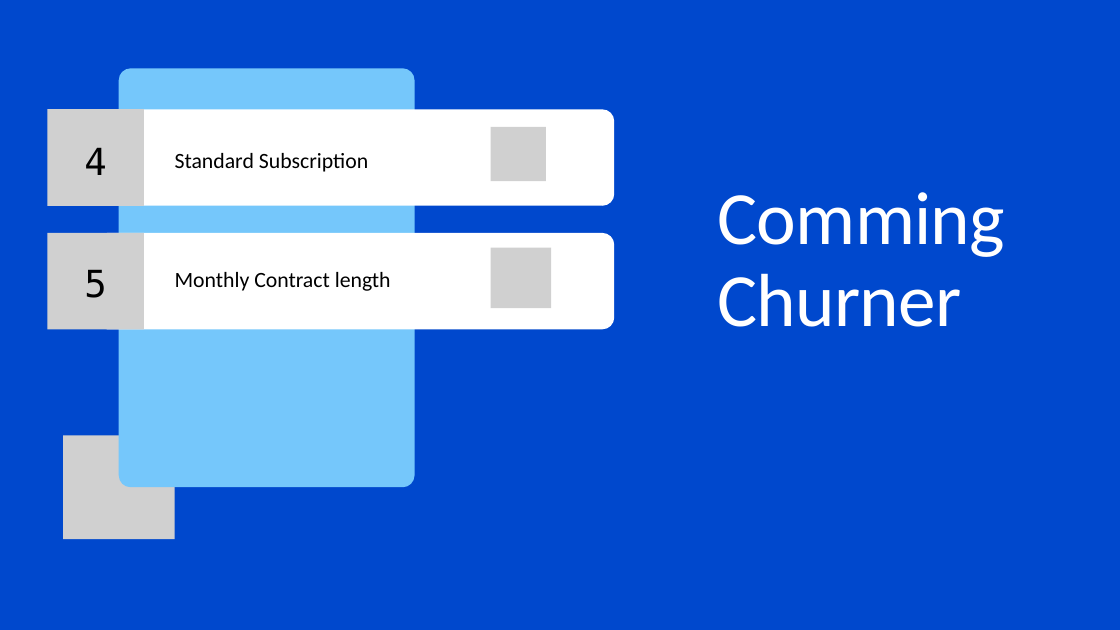
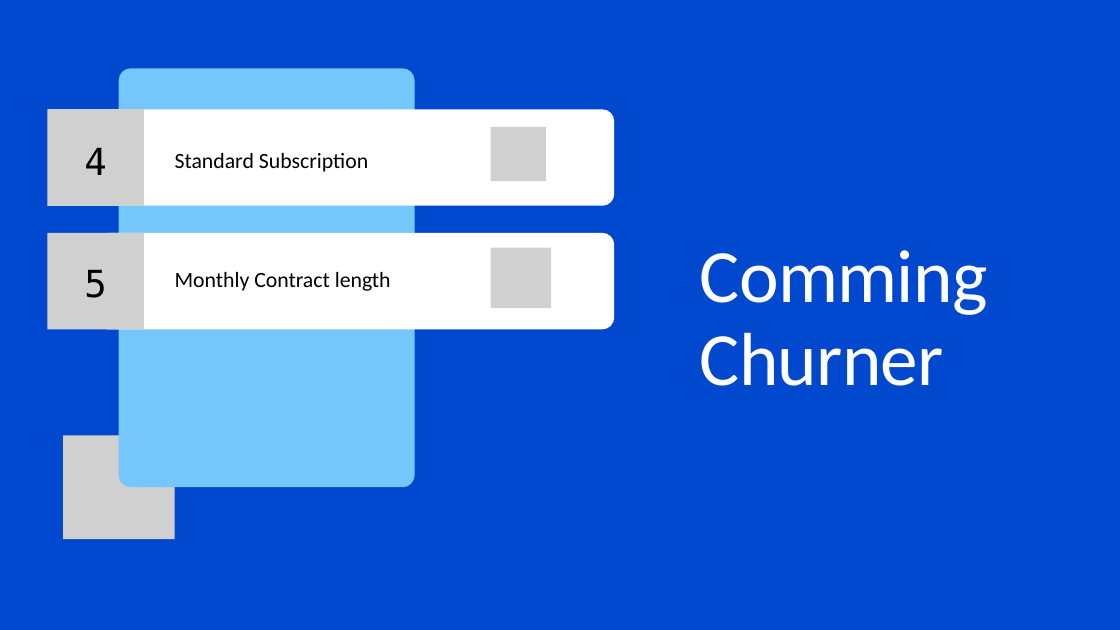
Before and after one commit to Mostafadars/Data-Analysis-DEPI, a slide deck: slide 17 of Customer Churn/Customer Churn Presentation.pptx (slide 13 before the commit). Drawn at 1120x630 pixels with LibreOffice and Linux fonts; fonts in the diff are those of the drawing; grey boxes stand for pictures. Boxes give left, top, right and bottom in pixels: in the first picture for what was removed or moved away, otherwise in the second. Text is boxed around its words. In the diff, an @@ line names an element or a change of style, - is before the commit and + after.

```diff
--- a/Customer Churn/Customer Churn Presentation.pptx
+++ b/Customer Churn/Customer Churn Presentation.pptx
@@ text "Comming Churner": place and size @@
-text "Comming Churner" at (718, 192, 1006, 327)
+text "Comming Churner" at (700, 250, 988, 386)
```
Also in this commit, not shown: 10 other slides changed, 6 slides added, 2 slides removed, 1 other file.
